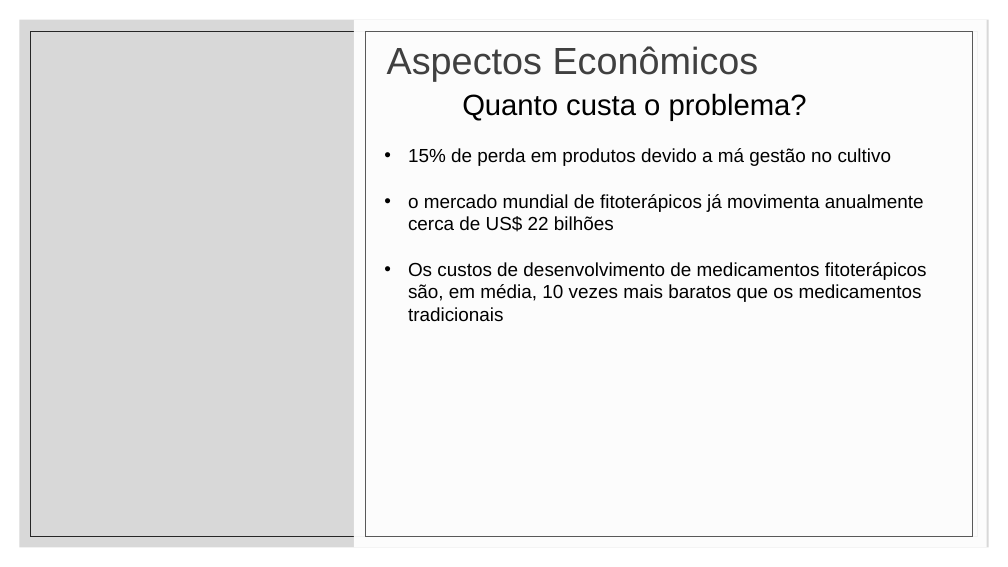
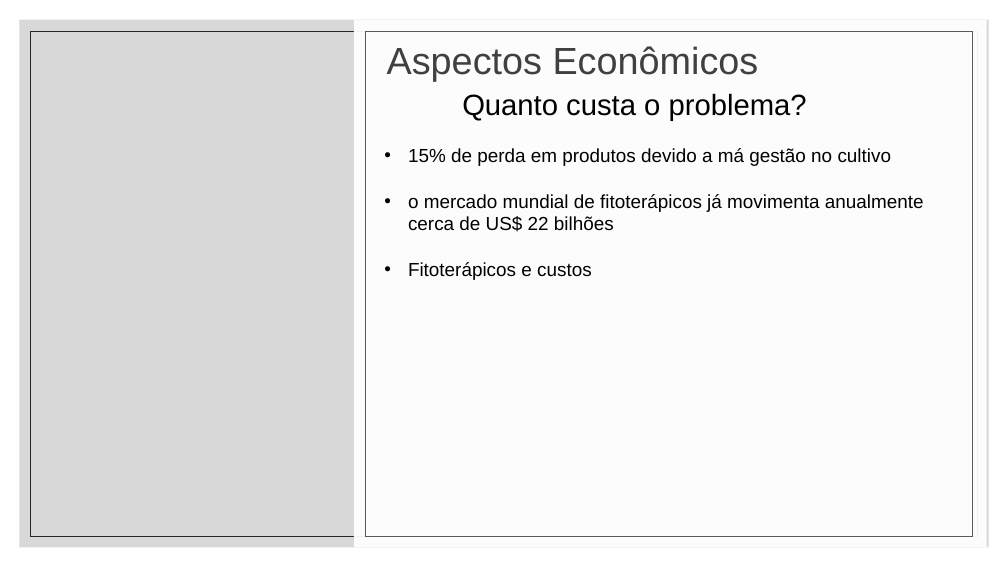
Before and after one commit to Roberto-Gomes-hub/-GroonTec, a slide deck: slide 3 of apresentacao/contextualizacao.pptx. Drawn at 1008x567 pixels with LibreOffice and Linux fonts; fonts in the diff are those of the drawing; background and template pictures are left out. Boxes give left, top, right and bottom in pixels: in the first picture for what was removed or moved away, otherwise in the second. Text is boxed around its words. In the diff, an @@ line names an element or a change of style, - is before the commit and + after.

```diff
--- a/apresentacao/contextualizacao.pptx
+++ b/apresentacao/contextualizacao.pptx
@@ text at box(408, 262, 592, 280): text changed @@
-• Os custos de desenvolvimento de medicamentos fitoterápicos são, em média, 10 vezes mais baratos que os medicamentos tradicionais
+• Fitoterápicos e custos
```
Also in this commit, not shown: 1 other slide changed, 2 other files.
